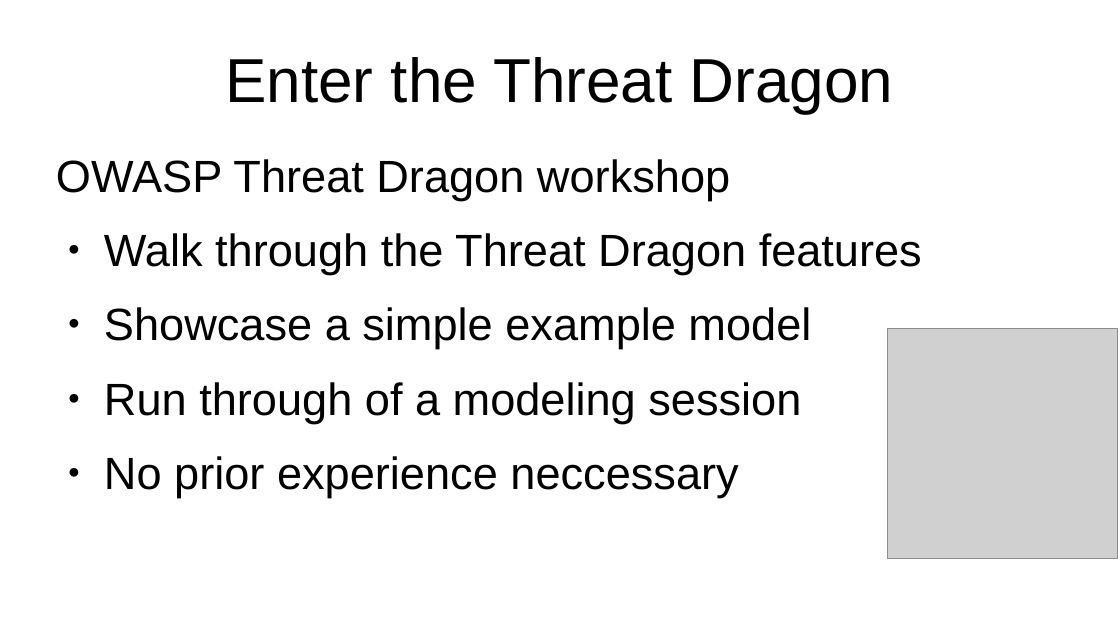
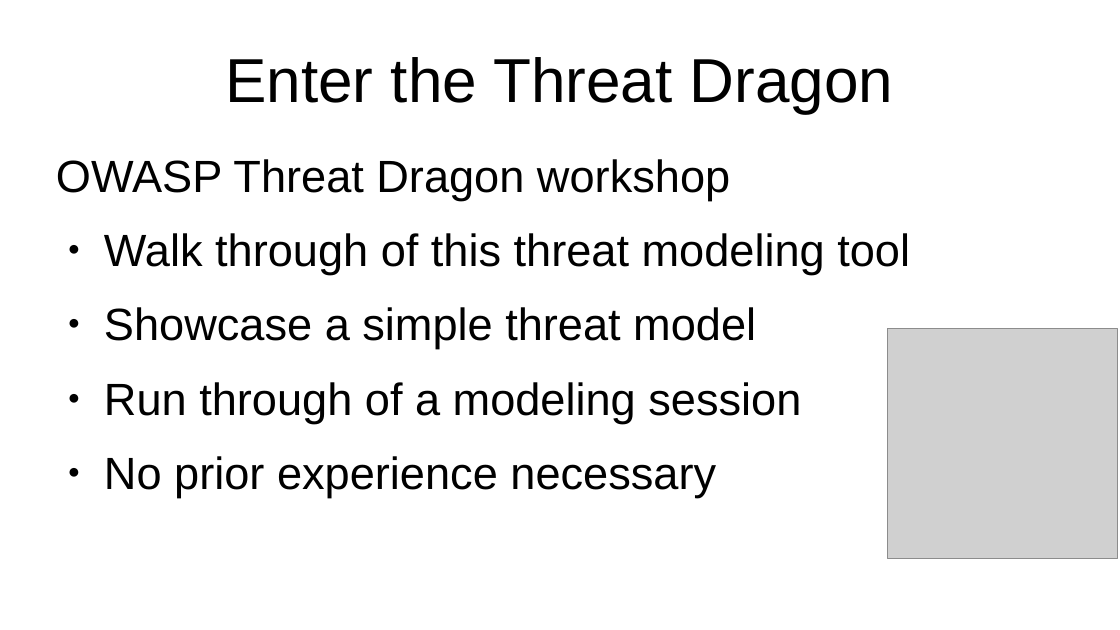
Before and after one commit to threatdragon/threatdragon.github.io, a slide deck: slide 1 of public/downloads/enter-the-dragon.odp. Drawn at 1120x630 pixels with LibreOffice and Linux fonts; fonts in the diff are those of the drawing; grey boxes stand for pictures. Boxes give left, top, right and bottom in pixels: in the first picture for what was removed or moved away, otherwise in the second. Text is boxed around its words. In the diff, an @@ line names an element or a change of style, - is before the commit and + after.

```diff
--- a/public/downloads/enter-the-dragon.odp
+++ b/public/downloads/enter-the-dragon.odp
@@ text at bbox=[104, 233, 910, 349]: text changed @@
-● Walk through the Threat Dragon features
-● Showcase a simple example model
+● Walk through of this threat modeling tool
+● Showcase a simple threat model
@@ text at bbox=[104, 456, 716, 497]: text changed @@
-● No prior experience neccessary
+● No prior experience necessary
```
Also in this commit, not shown: 4 other slides changed, 1 slide added, 2 other files.
